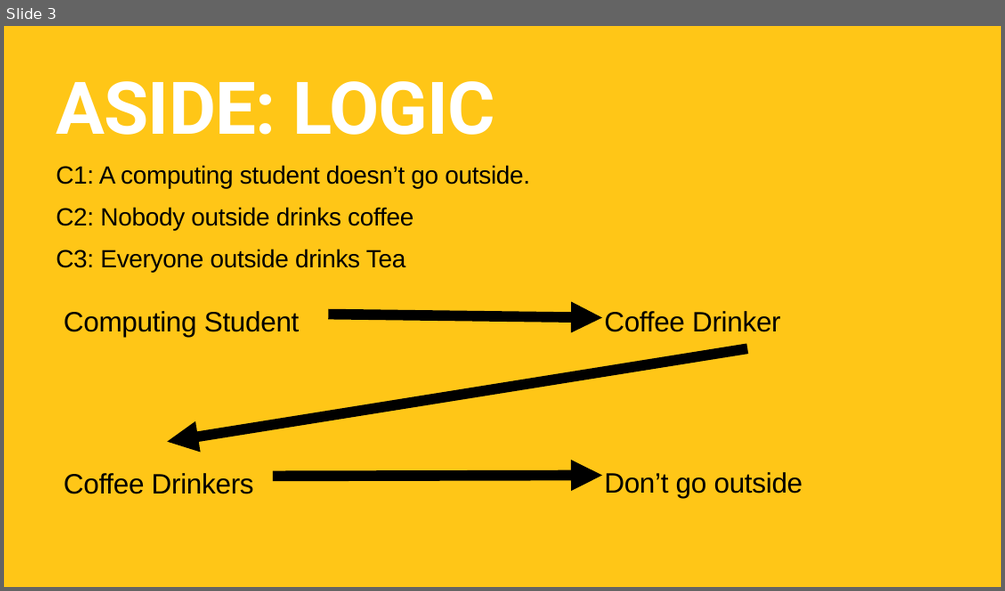
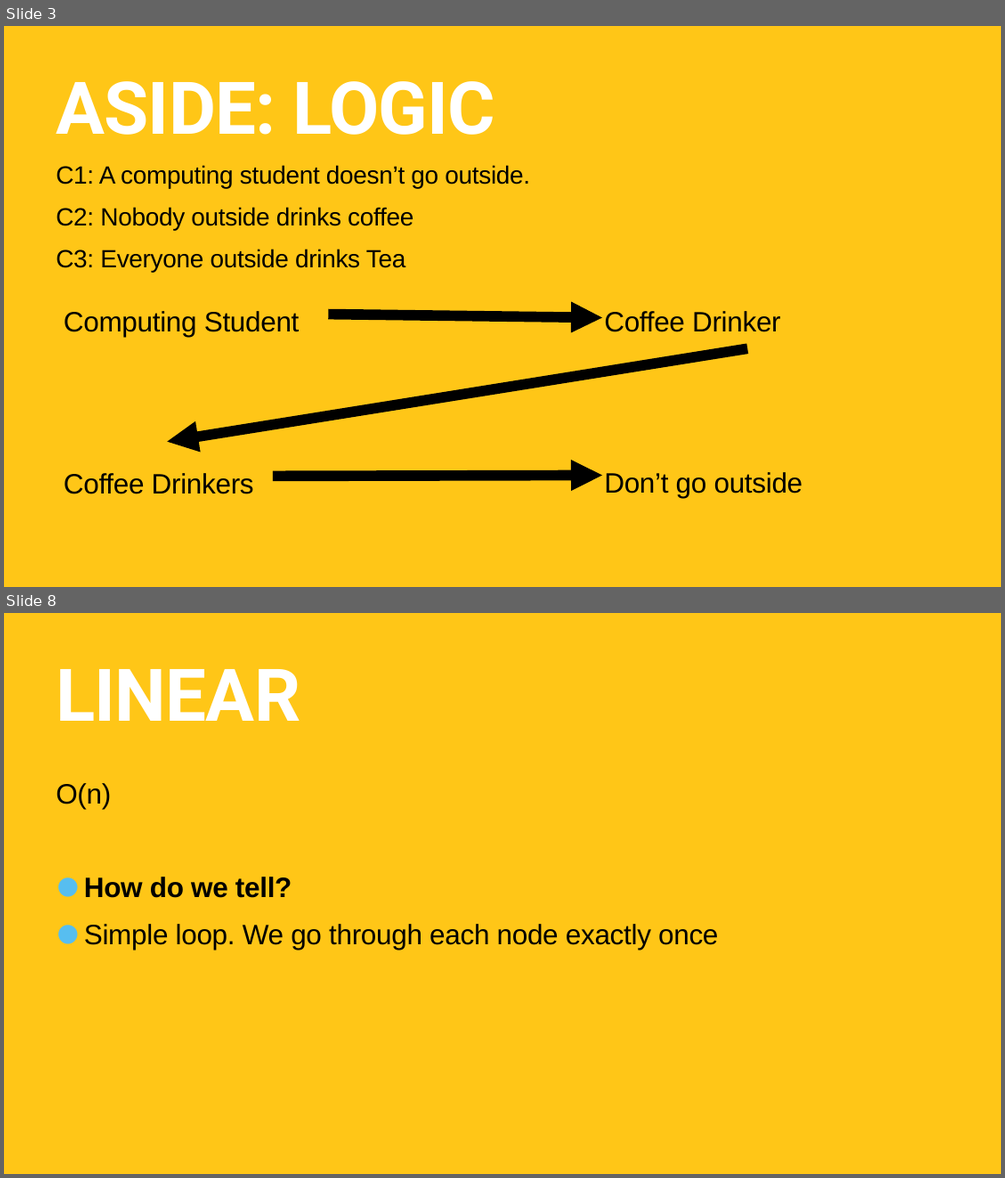
Before and after one commit to TommyWoodley/teaching, a slide deck: ALevel/BigO/BigOPresentation.pptx. Shown one above the other, each under a label of ours: slide 3 before the commit, slides 3 and 8 after it; the slides between them are not shown. The pictures are 1005x591 and 1005x1178 pixels, drawn with LibreOffice and Linux fonts; fonts in the diff are those of the drawing. Boxes give left, top, right and bottom in pixels: in the first picture for what was removed or moved away, otherwise in the second. Text is boxed around its words. In the diff, an @@ line names an element or a change of style, - is before the commit and + after.

```diff
--- a/ALevel/BigO/BigOPresentation.pptx
+++ b/ALevel/BigO/BigOPresentation.pptx
@@ slide 8 added at (4,613,1001,1174), background #FFC617 @@
@@ title added at (56,669,300,721), 140 pt, text #FFFFFF, bold @@
+LINEAR
@@ text added at (56,783,718,949), 54 pt, text #000000 @@
+O(n)
+• How do we tell?
+• Simple loop. We go through each node exactly once
```
Also in this commit, not shown: 7 other slides added, 10 slides removed.
